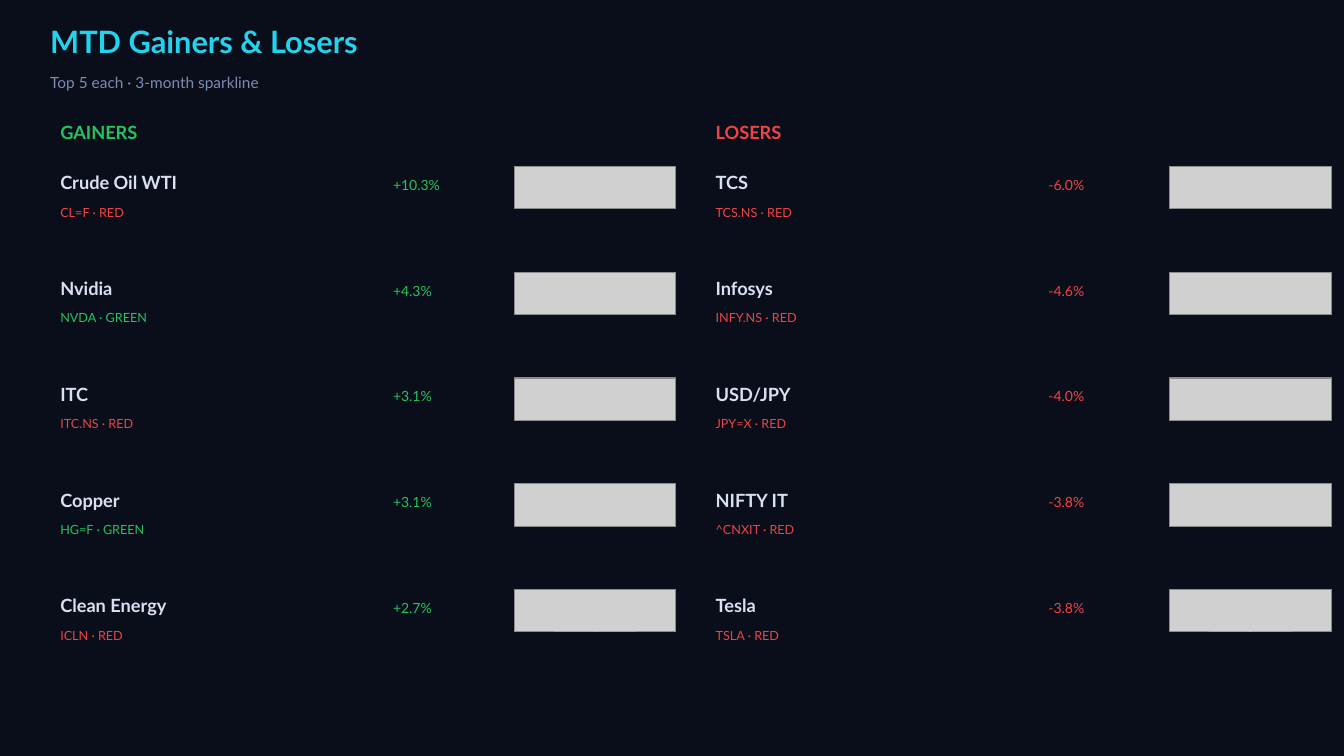
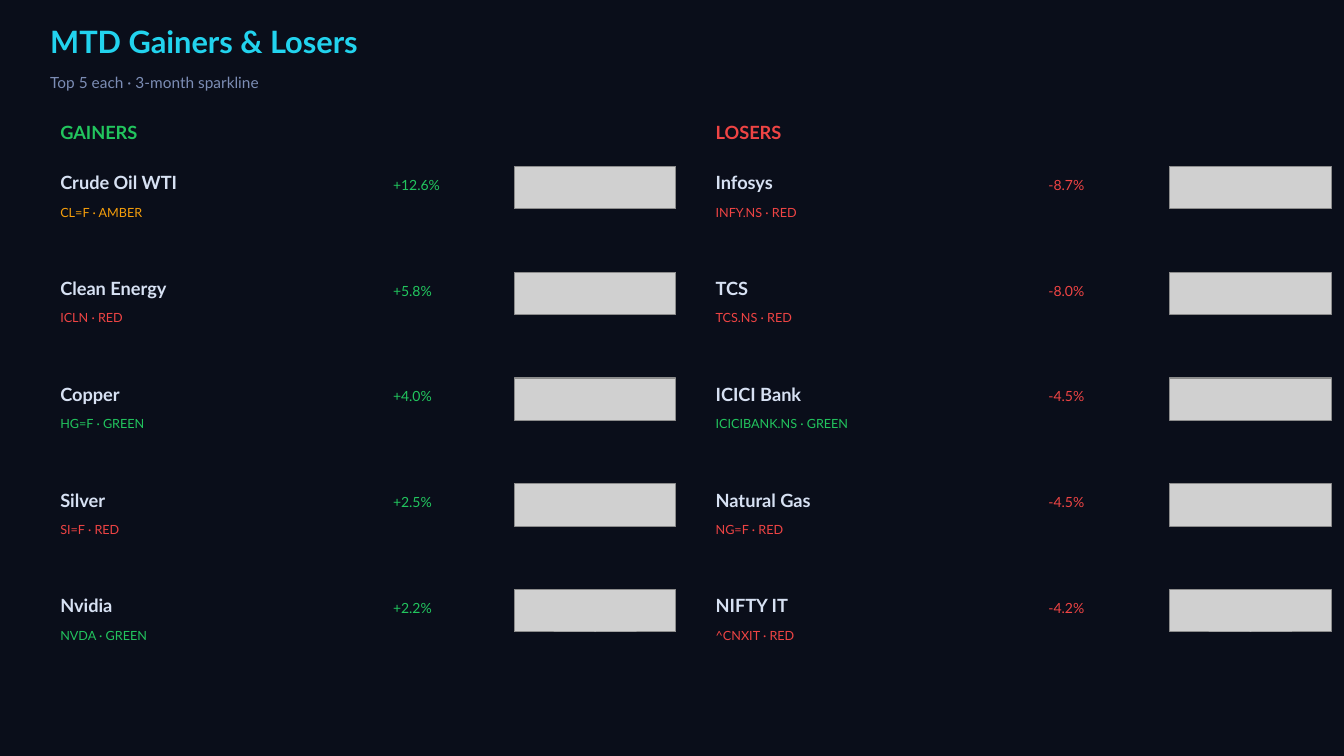
Before and after one commit to Pravkum23/pmr-terminal, a slide deck: slide 2 of docs/pmr_daily.pptx. Drawn at 1344x756 pixels with LibreOffice and Linux fonts; fonts in the diff are those of the drawing; grey boxes stand for pictures. Boxes give left, top, right and bottom in pixels: in the first picture for what was removed or moved away, otherwise in the second. Text is boxed around its words. In the diff, an @@ line names an element or a change of style, - is before the commit and + after.

```diff
--- a/docs/pmr_daily.pptx
+++ b/docs/pmr_daily.pptx
@@ text "Infosys" moved from (x1=716, y1=281, x2=773, y2=298) to (x1=716, y1=175, x2=773, y2=192) @@
@@ text at (x1=60, y1=208, x2=143, y2=217): text changed; text colour #EF4444 to #F59E0B @@
-CL=F · RED
+CL=F · AMBER
@@ text at (x1=393, y1=180, x2=440, y2=190): text changed @@
-+10.3%
++12.6%
@@ text at (x1=716, y1=208, x2=797, y2=217): text changed @@
-TCS.NS · RED
+INFY.NS · RED
@@ text at (x1=1048, y1=180, x2=1084, y2=190): text changed @@
--6.0%
+-8.7%
@@ text at (x1=60, y1=281, x2=166, y2=299): text changed @@
-Nvidia
+Clean Energy
@@ text at (x1=393, y1=286, x2=432, y2=296): text changed @@
-+4.3%
++5.8%
@@ text "TCS" moved from (x1=716, y1=175, x2=748, y2=189) to (x1=716, y1=281, x2=748, y2=295) @@
@@ text at (x1=1048, y1=286, x2=1084, y2=296): text changed @@
--4.6%
+-8.0%
@@ text at (x1=60, y1=313, x2=123, y2=322): text changed; text colour #22C55E to #EF4444 @@
-NVDA · GREEN
+ICLN · RED
@@ text at (x1=716, y1=313, x2=792, y2=322): text changed @@
-INFY.NS · RED
+TCS.NS · RED
@@ text "Copper" moved from (x1=60, y1=493, x2=119, y2=510) to (x1=60, y1=387, x2=119, y2=404) @@
@@ text removed at (x1=60, y1=387, x2=88, y2=401) @@
-ITC
@@ text at (x1=716, y1=387, x2=801, y2=401): text changed @@
-USD/JPY
+ICICI Bank
@@ text at (x1=60, y1=419, x2=144, y2=428): text changed; text colour #EF4444 to #22C55E @@
-ITC.NS · RED
+HG=F · GREEN
@@ text at (x1=393, y1=391, x2=432, y2=401): text changed @@
-+3.1%
++4.0%
@@ text at (x1=716, y1=419, x2=848, y2=428): text changed; text colour #EF4444 to #22C55E @@
-JPY=X · RED
+ICICIBANK.NS · GREEN
@@ text at (x1=1048, y1=391, x2=1084, y2=401): text changed @@
--4.0%
+-4.5%
@@ text added at (x1=60, y1=493, x2=105, y2=507), 13 pt, text #D7E1F3, bold @@
+Silver
@@ text at (x1=393, y1=497, x2=432, y2=507): text changed @@
-+3.1%
++2.5%
@@ text added at (x1=716, y1=493, x2=810, y2=507), 13 pt, text #D7E1F3, bold @@
+Natural Gas
@@ text at (x1=1048, y1=497, x2=1084, y2=507): text changed @@
--3.8%
+-4.5%
@@ text at (x1=60, y1=525, x2=120, y2=534): text changed; text colour #22C55E to #EF4444 @@
-HG=F · GREEN
+SI=F · RED
@@ text at (x1=716, y1=525, x2=783, y2=534): text changed @@
-^CNXIT · RED
+NG=F · RED
@@ text at (x1=60, y1=598, x2=112, y2=612): text changed @@
-Clean Energy
+Nvidia
@@ text "NIFTY IT" moved from (x1=716, y1=494, x2=788, y2=507) to (x1=716, y1=599, x2=788, y2=612) @@
@@ text removed at (x1=716, y1=598, x2=756, y2=612) @@
-Tesla
@@ text at (x1=393, y1=603, x2=432, y2=613): text changed @@
-+2.7%
++2.2%
@@ text at (x1=1048, y1=603, x2=1084, y2=613): text changed @@
--3.8%
+-4.2%
@@ text at (x1=60, y1=631, x2=147, y2=640): text changed; text colour #EF4444 to #22C55E @@
-ICLN · RED
+NVDA · GREEN
@@ text at (x1=716, y1=631, x2=795, y2=640): text changed @@
-TSLA · RED
+^CNXIT · RED
```
Also in this commit, not shown: 3 other slides changed, 2 other files.
